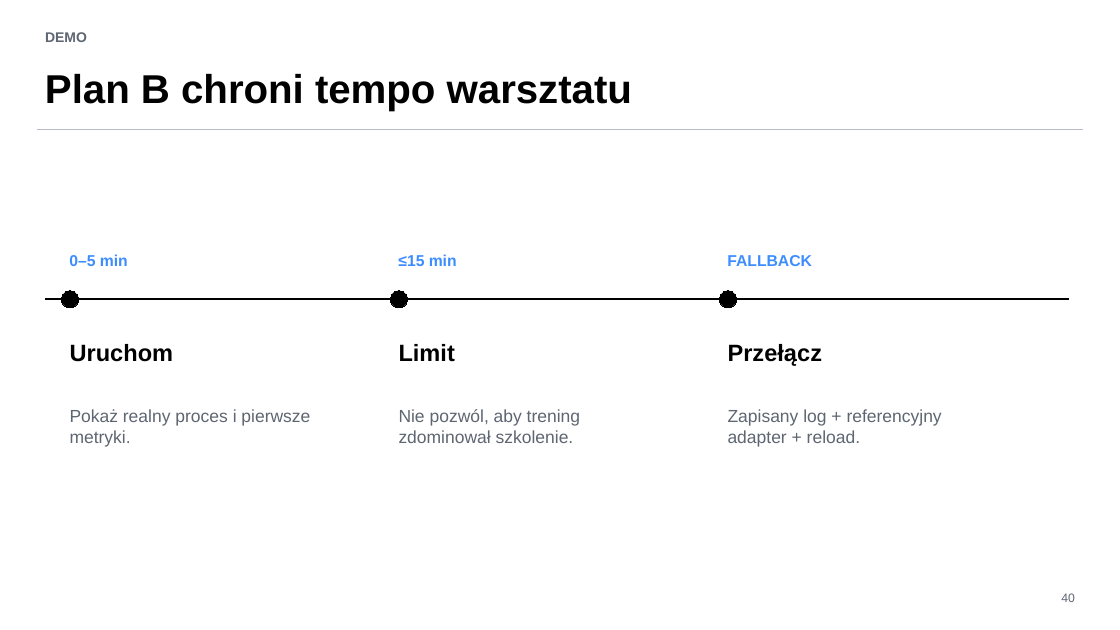
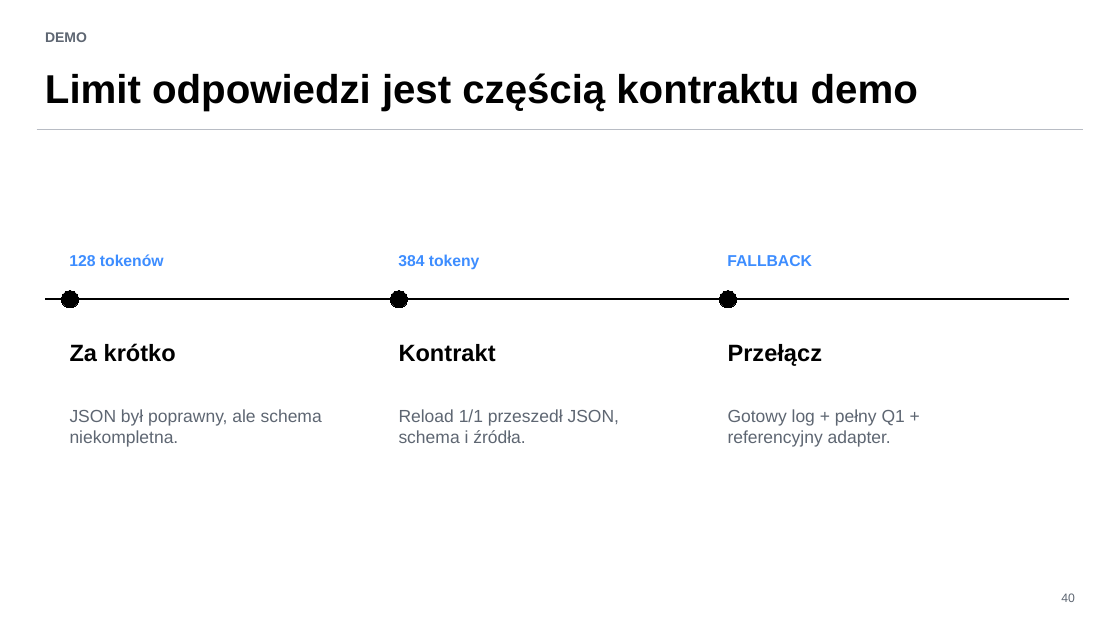
Before and after one commit to satanisz/peft, a slide deck: slide 40 of materials/PEFT_LoRA_QLoRA_w_banku_workshop.pptx. Drawn at 1120x630 pixels with LibreOffice and Linux fonts; fonts in the diff are those of the drawing. Boxes give left, top, right and bottom in pixels: in the first picture for what was removed or moved away, otherwise in the second. Text is boxed around its words. In the diff, an @@ line names an element or a change of style, - is before the commit and + after.

```diff
--- a/materials/PEFT_LoRA_QLoRA_w_banku_workshop.pptx
+++ b/materials/PEFT_LoRA_QLoRA_w_banku_workshop.pptx
@@ text at [45, 73, 918, 111]: text changed @@
-Plan B chroni tempo warsztatu
+Limit odpowiedzi jest częścią kontraktu demo
@@ text at [69, 254, 164, 266]: text changed @@
-0–5 min
+128 tokenów
@@ text at [398, 254, 480, 270]: text changed @@
-≤15 min
+384 tokeny
@@ text at [70, 343, 176, 362]: text changed @@
-Uruchom
+Za krótko
@@ text at [399, 344, 496, 362]: text changed @@
-Limit
+Kontrakt
@@ text at [70, 409, 322, 447]: text changed @@
-Pokaż realny proces i pierwsze metryki.
+JSON był poprawny, ale schema niekompletna.
@@ text at [399, 409, 619, 443]: text changed @@
-Nie pozwól, aby trening zdominował szkolenie.
+Reload 1/1 przeszedł JSON, schema i źródła.
@@ text at [728, 409, 905, 447]: text changed @@
-Zapisany log + referencyjny adapter + reload.
+Gotowy log + pełny Q1 + referencyjny adapter.
```
Also in this commit, not shown: 2 other slides changed, 15 other files.
